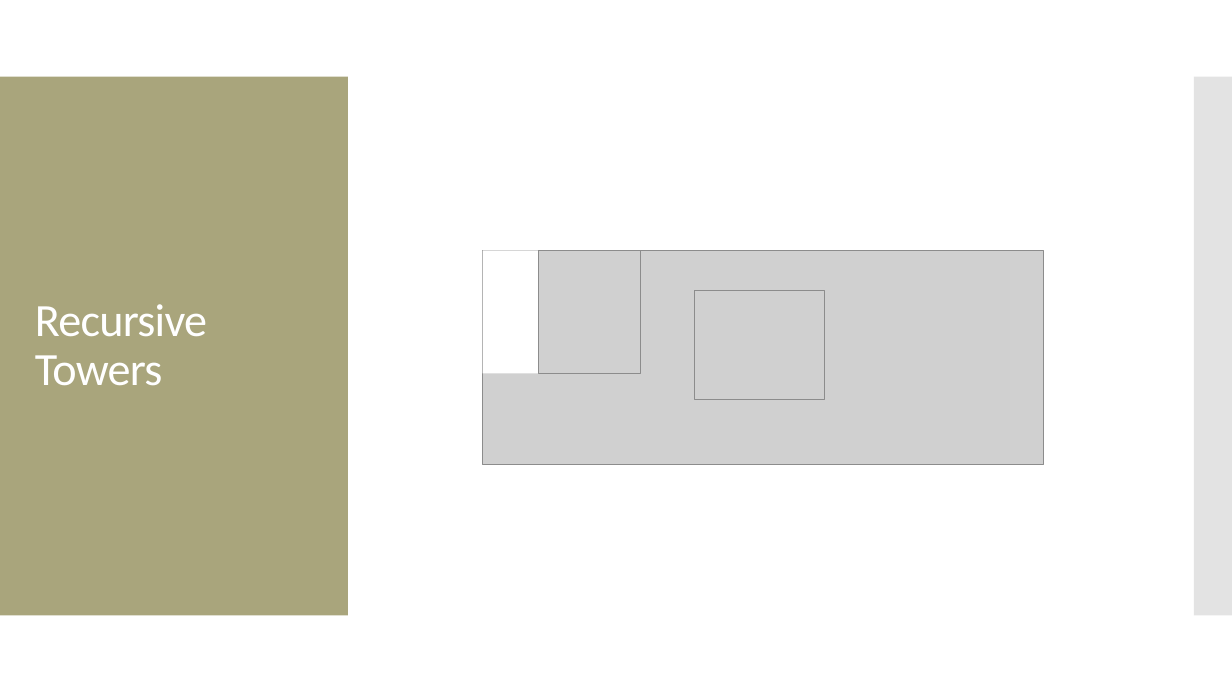
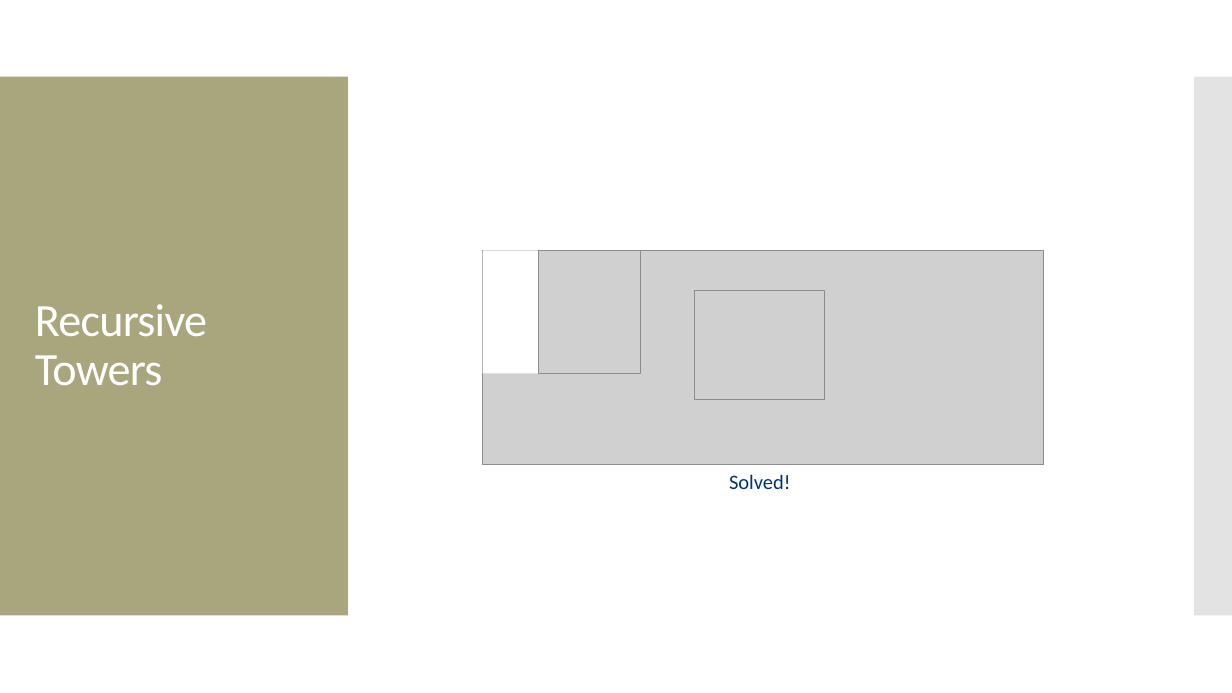
Before and after one commit to amosca01/CAIS117-S24, a slide deck: slide 6 of slides/19-recursion-pt1.pptx (slide 7 before the commit). Drawn at 1232x693 pixels with LibreOffice and Linux fonts; fonts in the diff are those of the drawing; grey boxes stand for pictures. Boxes give left, top, right and bottom in pixels: in the first picture for what was removed or moved away, otherwise in the second. Text is boxed around its words. In the diff, an @@ line names an element or a change of style, - is before the commit and + after.

```diff
--- a/slides/19-recursion-pt1.pptx
+++ b/slides/19-recursion-pt1.pptx
@@ text added at bbox=[729, 474, 791, 489], 16 pt, text #003470 @@
+Solved!
```
Also in this commit, not shown: 7 other slides changed, 1 slide removed, 5 other files.
